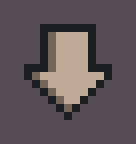
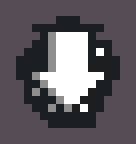
Layer changes from the first w=136, h=144 image to the second:
painted on "MouseCursorDown.png" over [32, 32, 104, 112]
showed "MouseCursorUp.png", painted on it over [24, 24, 112, 120]
showed "MouseCursorLeft.png", painted on it over [16, 24, 112, 112]
showed "MouseCursorRight.png", painted on it over [24, 32, 120, 120]
showed "MouseCursorArrow.png", painted on it over [32, 40, 88, 96]
showed "MouseCursorHand.png", painted on it over [24, 24, 112, 128]
showed "MouseCursorCross.png", painted on it over [16, 16, 120, 120]
showed "MouseCursorWait.png", painted on it over [32, 24, 104, 112]
